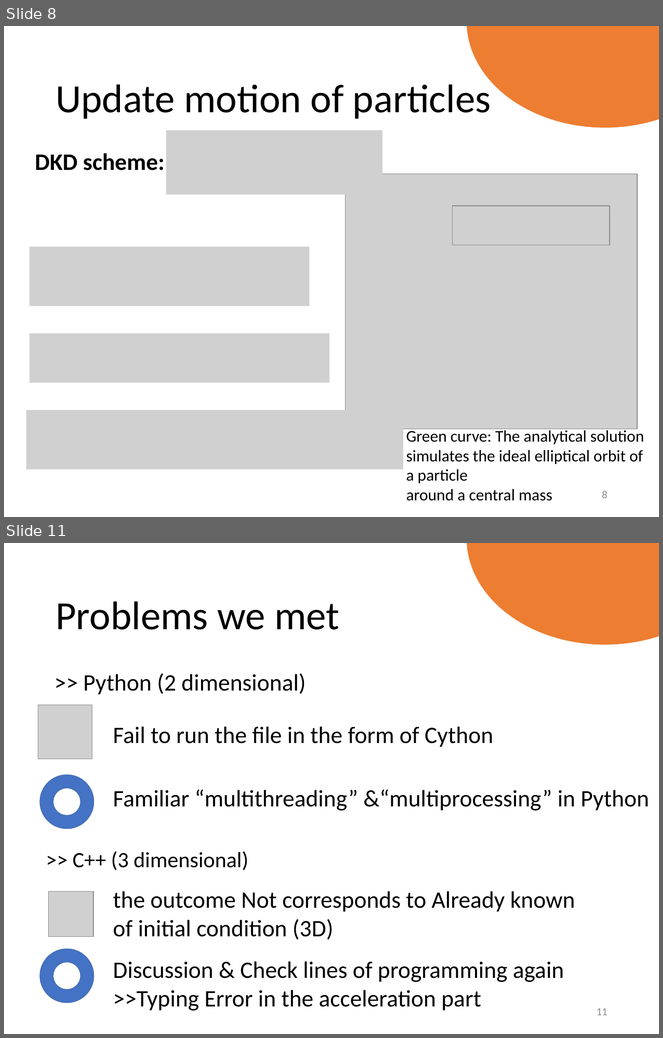
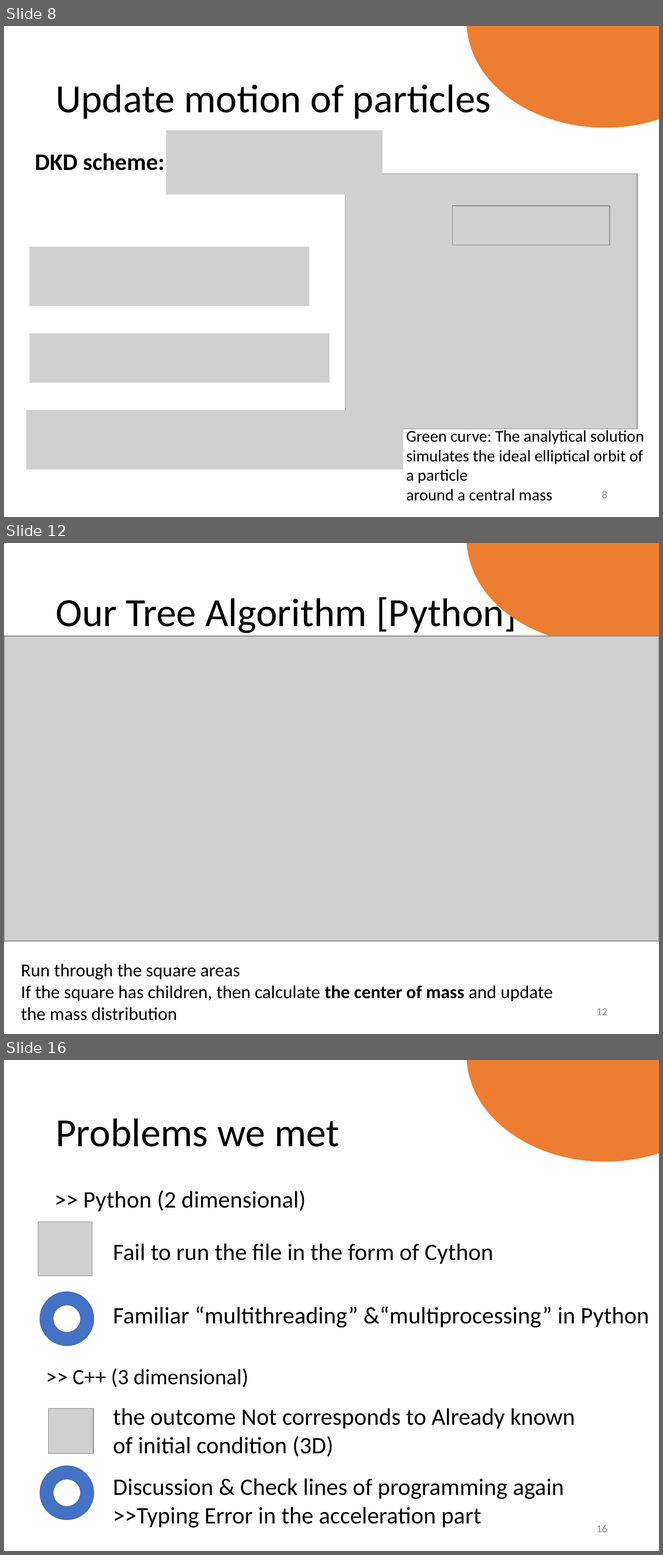
Before and after one commit to b08202012/tree-algorithm-for-self-gravity, a slide deck: Final project_G03_Tree Algorithm.pptx. Shown one above the other, each under a label of ours: slides 8 and 11 before the commit, slides 8, 12 and 16 after it; the slides between them are not shown. The pictures are 663x1038 and 663x1555 pixels, drawn with LibreOffice and Linux fonts; fonts in the diff are those of the drawing; grey boxes stand for pictures. Boxes give left, top, right and bottom in pixels: in the first picture for what was removed or moved away, otherwise in the second. Text is boxed around its words. In the diff, an @@ line names an element or a change of style, - is before the commit and + after.

```diff
--- a/Final project_G03_Tree Algorithm.pptx
+++ b/Final project_G03_Tree Algorithm.pptx
@@ slide 12 added at (x1=4, y1=543, x2=659, y2=1034), background #FFFFFF @@
@@ ellipse added at (x1=467, y1=543, x2=659, y2=644), fill #ED7D31 @@
@@ title added at (x1=55, y1=593, x2=517, y2=633), 44 pt, text #000000 @@
+Our Tree Algorithm [Python]
@@ picture added at (x1=4, y1=636, x2=659, y2=941) @@
@@ text added at (x1=21, y1=964, x2=553, y2=1021), 20 pt, text #000000 @@
+Run through the square areas
+If the square has children, then calculate the center of mass and update the mass distribution
@@ page number added at (x1=597, y1=1008, x2=608, y2=1016), 12 pt, text #8C8C8C @@
+12
@@ what was slide 11 is now slide 16 @@
@@ page number at (x1=597, y1=1525, x2=608, y2=1533): text changed @@
-11
+16
```
Also in this commit, not shown: 4 slides changed, 5 other slides added.
